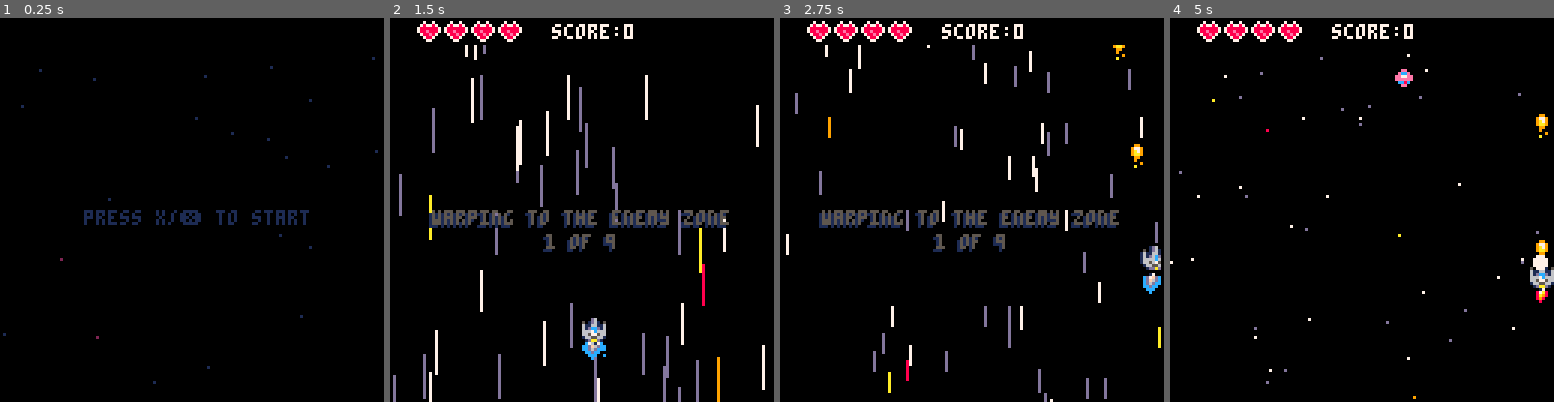
Above: before the commit, frames 1-4 (left to right).
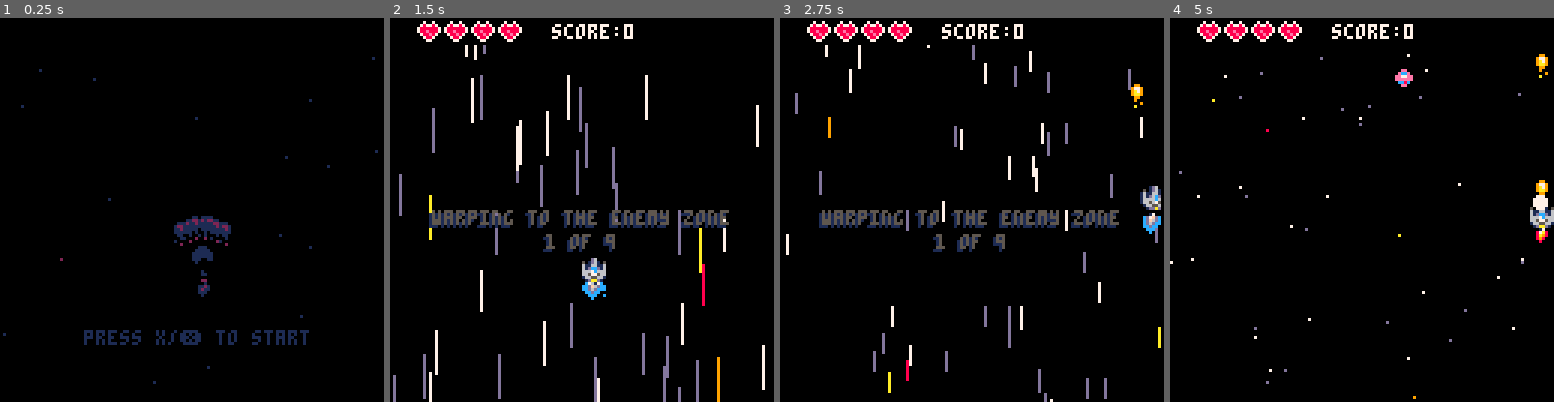
Above: after the commit, the same moments.

Repository: eduszesz/shmup
Game: PICO-8 cartridge myshmup.p8
Two runs of this game, one before a commit and one after it. Both use one fixed random seed, a clock stepped at 60 frames per second and the inputs below.
Inputs:
- Up to frame 1 (0.25 s): no input
- Up to frame 2 (1.5 s): tap X (X key) at 0.33, 1.07 s; tap O (Z key) at 0.7 s
- Up to frame 3 (2.75 s): hold Right 1.6-2.1 s; tap O (Z key) at 1.7, 2.1, 2.5 s; tap X (X key) at 1.85 s; hold Up 2.15-2.42 s; hold Right from 2.47 s (still down)
- Up to frame 4 (5 s): tap O (Z key) every 0.4 s from 2.9 to 4.9 s; tap X (X key) at 2.97, 4.08 s; release Right at 3.03 s; hold Left 3.08-3.58 s; hold Down 3.63-3.97 s; hold Right 4.02-4.68 s; hold Up from 4.73 s (still down)

The runs differ from the first frame. In frame 1, 2.7% of the frame differs, in the area x 21-81%, y 12-86%; in frame 2, 1.0%; in frame 3, 1.2%; in frame 4, 1.4%.

Commit message:
start screen

Diff:
--- a/myshmup.p8
+++ b/myshmup.p8
@@ -1,5 +1,5 @@
 pico-8 cartridge // http://www.pico-8.com
-version 37
+version 38
 __lua__
 --simple shooter-bullet barrage
 --by eduszesz
@@ -19,7 +19,7 @@
 	ship={
 		sp=2,
 		x=64,
-		y=100,
+		y=80,
 		sx=0,
 		sy=0,
 		fl=4,
@@ -166,8 +166,20 @@
 end
 
 function update_start()
+	local spc=0.25/(6)
+	if t%7==0 then
+		for i=0,6 do
+			fire(0.375+spc*i,5)
+		end
+		mksmoke()
+	end
+
+	upbullets()
+
+
 	if btnp(5) then
 		fadeout()
+		bullets={}
 		state="wave"
 	end
 end
@@ -208,15 +220,18 @@
 end
 
 function draw_start()
+	drbullets()
+	drsmokes(ship.x,ship.y)
 	local cl=7
 	if t%16<8 then
 		cl=5
 	end
 	drstars()
-	cprint("untitle space game",64,32,11)
-	cprint("press x/❎ to start",63,64,1)
-	cprint("press x/❎ to start",63,65,1)
-	cprint("press x/❎ to start",64,64,cl)
+	drlogo()
+	cprint("bullet barrage",64,36,11)
+	cprint("press x/❎ to start",63,104,1)
+	cprint("press x/❎ to start",63,105,1)
+	cprint("press x/❎ to start",64,104,cl)
 	print("v0.45",100,120,1)
 end
 
@@ -1466,252 +1481,288 @@
 end
 -- ---------------
 
-…(249 lines of a section not shown)…
+function drlogo()
+	local logo={
+							{200,199,199,199,199,199,215},
+							{192,193,194,195,196,197,198},
+							{208,209,210,211,212,213,214}}
+
+	for j=1,#logo do
+		for i=1, #logo[1] do
+			spr(logo[j][i],28+i*8,1+j*8)
+		end
+	end
+
+	spr(2,64,80)
+	if t%6<3 then
+		spr(4,64,88)
+	else
+		spr(5,64,88)
+	end
+end
+…(266 lines of a section not shown)…
Not shown, changed: 48 lines of the sprite sheet (__gfx__) section of myshmup.p8
